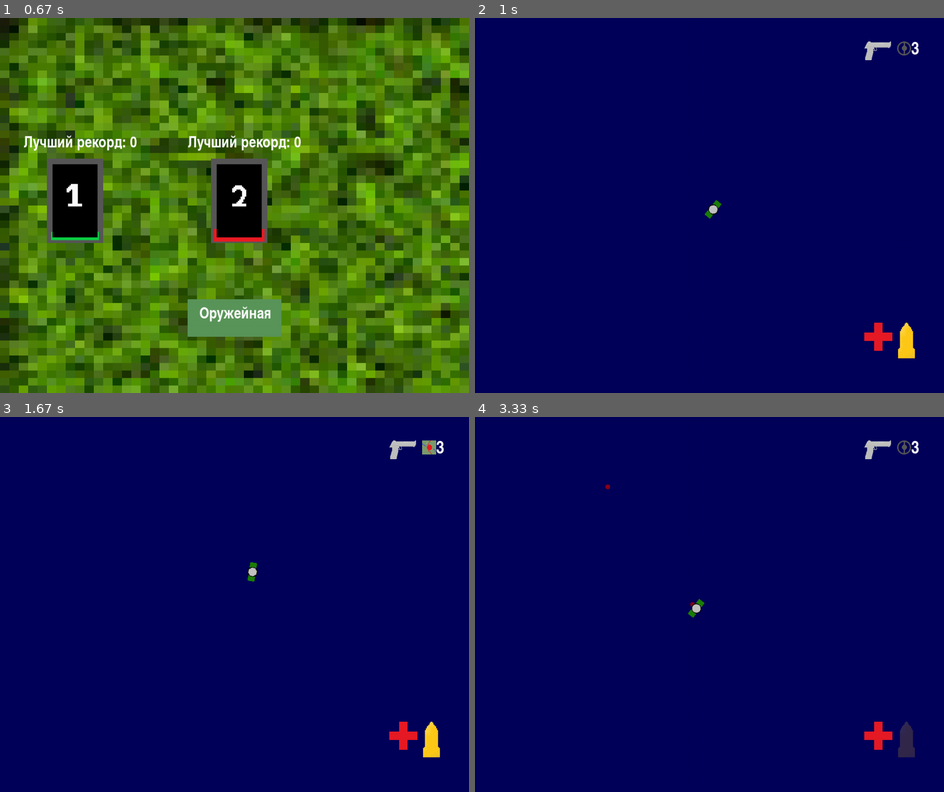
Above: before the commit, frames 1-4 (two rows, left to right).
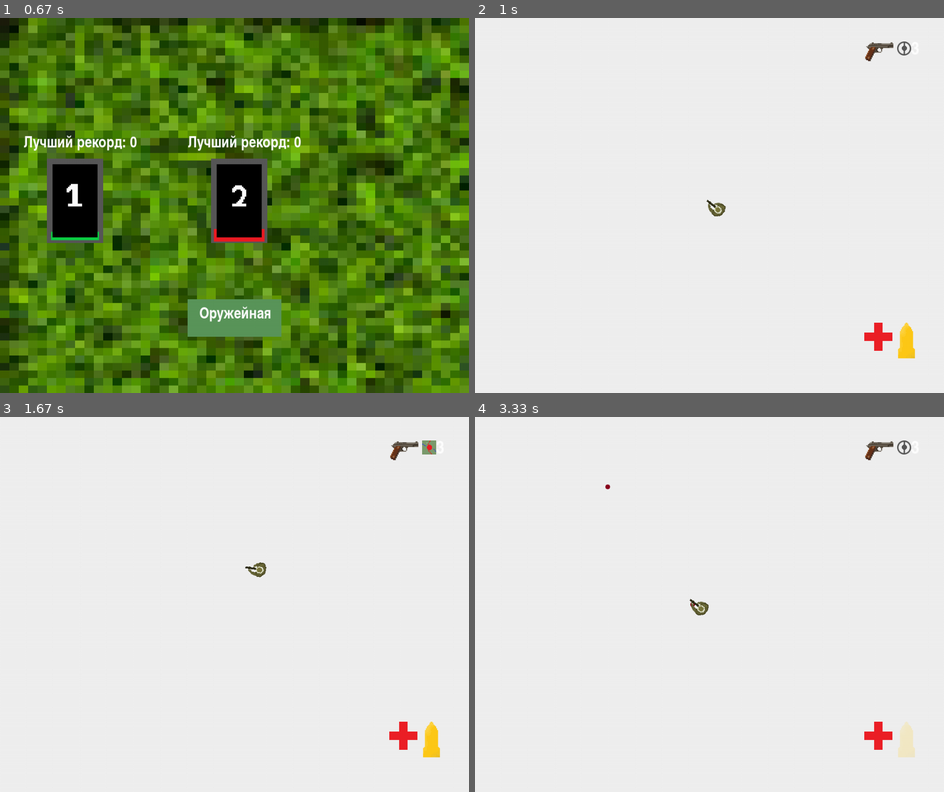
Above: after the commit, the same moments.

Repository: Focus2334/PyGame_Project
Game: pygame game, started from main.py
Same seed, same stepped clock (60 frames per second), same inputs: the game is played once before the commit and once after it.
Inputs (mouse positions are in pixels of both pictures, inside the frame that each line leads up to):
- Up to frame 1 (0.67 s): hold Right from 0.33 s (still down); move the mouse to (215, 220) at 0.37 s
- Up to frame 2 (1 s): release Right at 0.8 s; click (550, 201) at 0.88 s
- Up to frame 3 (1.67 s): hold Up 1.17-1.47 s; move the mouse to (121, 608) at 1.2 s; hold Right from 1.5 s (still down); move the mouse to (89, 548) at 1.53 s; tap T at 1.65 s
- Up to frame 4 (3.33 s): release Right at 1.97 s; click (883, 735) at 2.05 s; hold Left 2.33-2.87 s; click (765, 638) at 2.42 s; hold Down 2.9-3.2 s; click (587, 465) at 2.98 s; tap T at 3.05 s; hold Left from 3.23 s (still down); click (596, 529) at 3.32 s

Frame 1 is identical in both runs. In frame 2, 99% of the frame differs, in the area x 0-100%, y 0-100%; in frame 3, 99%; in frame 4, 100%.

Commit message:
Add files via upload

Diff:
--- a/main.py
+++ b/main.py
@@ -275,7 +275,7 @@
             char.weapon['bult'] = char.weapon['blmax']
         if char.weapon['nxt'] > 0:
             char.weapon['nxt'] -= 1
-        screen.fill((0, 0, 90))
+        screen.fill((240, 240, 240))
         for event in pygame.event.get():
             if event.type == pygame.QUIT:
                 res = "insert into score values (" + str(set_id()) + ", " + str(char.scr) + ", 1)"
Binary file changed: data/avt.png
Binary file added: data/back.png
Binary file changed: data/enemy.png
Binary file changed: data/gun.png
Binary file changed: data/mar.png
Binary file changed: databaze.db
